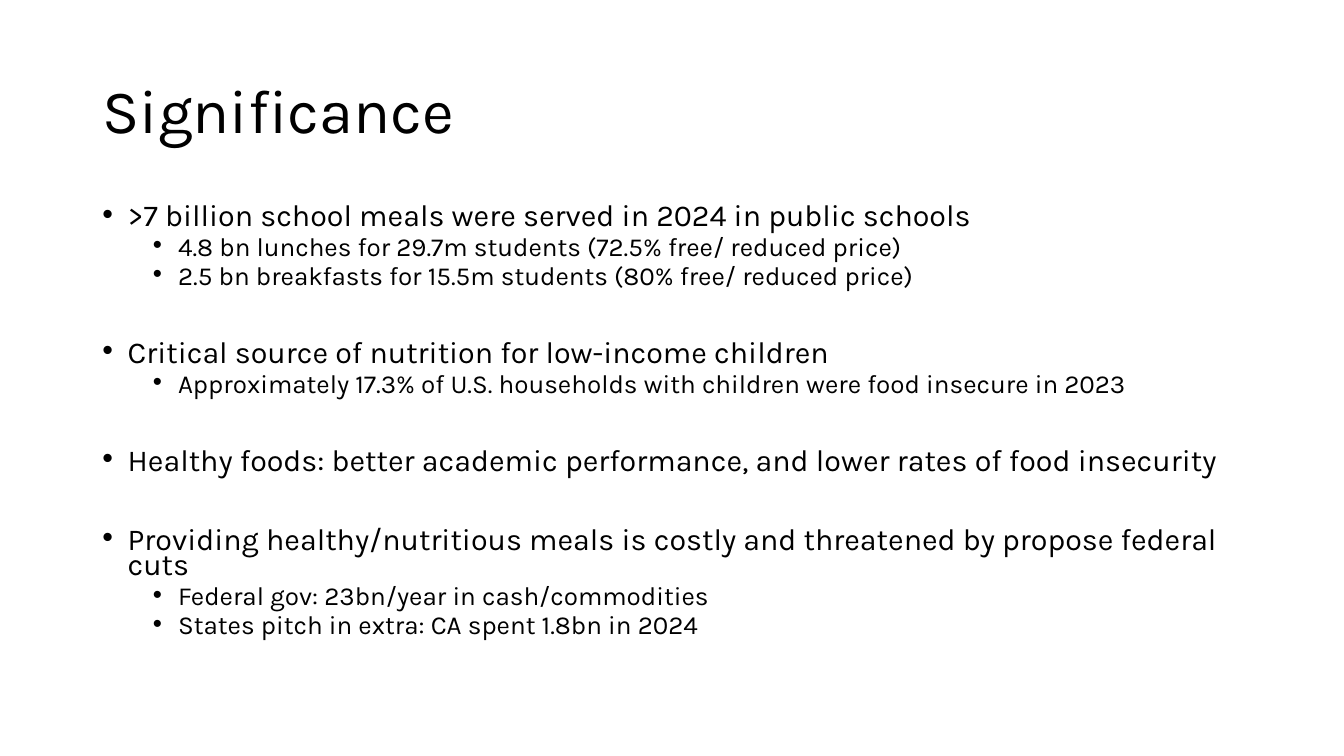
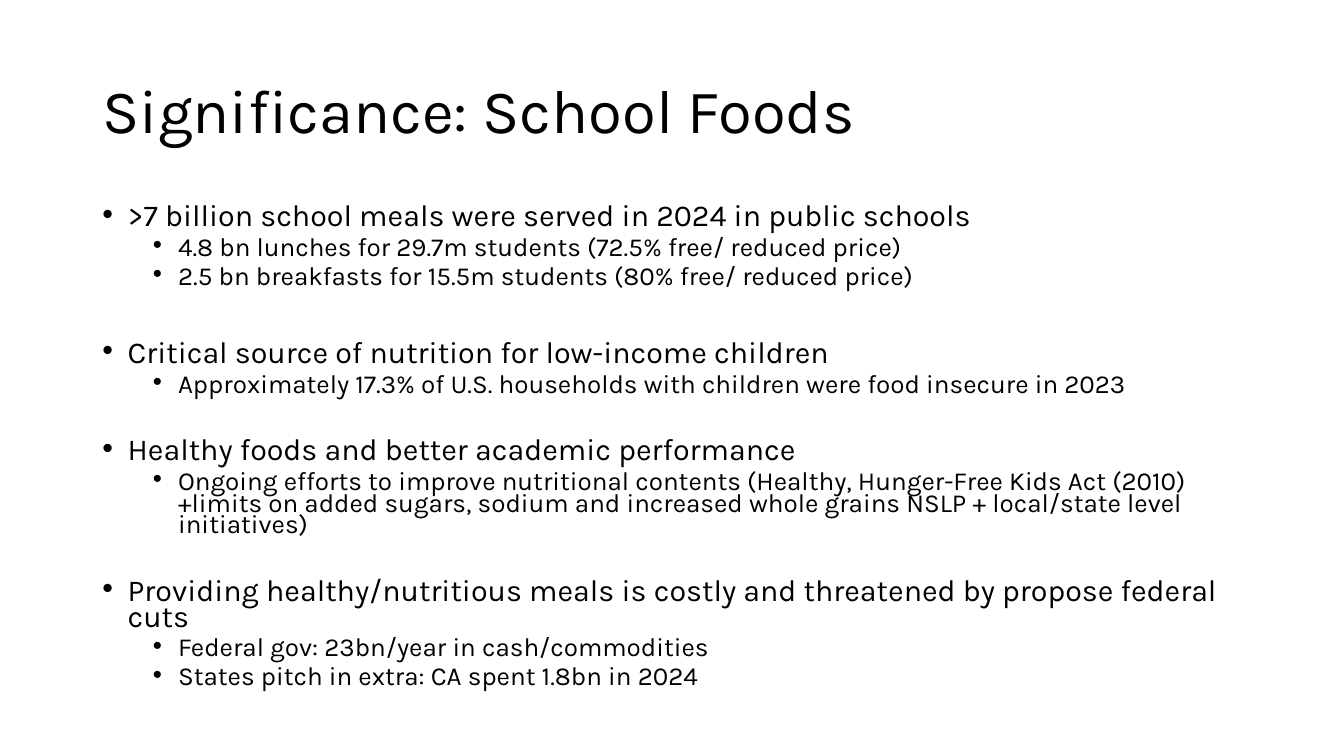
Before and after one commit to darionphan/obesitydata, a slide deck: slide 2 of Slides/SFP.pptx. Drawn at 1344x756 pixels with LibreOffice and Linux fonts; fonts in the diff are those of the drawing. Boxes give left, top, right and bottom in pixels: in the first picture for what was removed or moved away, otherwise in the second. Text is boxed around its words. In the diff, an @@ line names an element or a change of style, - is before the commit and + after.

Commit message:
updates

```diff
--- a/Slides/SFP.pptx
+++ b/Slides/SFP.pptx
@@ title at (102, 90, 855, 148): text changed @@
-Significance
+Significance: School Foods
@@ text at (128, 439, 1185, 536): text changed; size 21.7 to 18.6 pt @@
-• Healthy foods: better academic performance, and lower rates of food insecurity
+• Healthy foods and better academic performance
+  • Ongoing efforts to improve nutritional contents (Healthy, Hunger-Free Kids Act (2010) +limits on added sugars, sodium and increased whole grains NSLP + local/state level initiatives)
```
Also in this commit, not shown: 2 other slides changed, 12 slides added.
